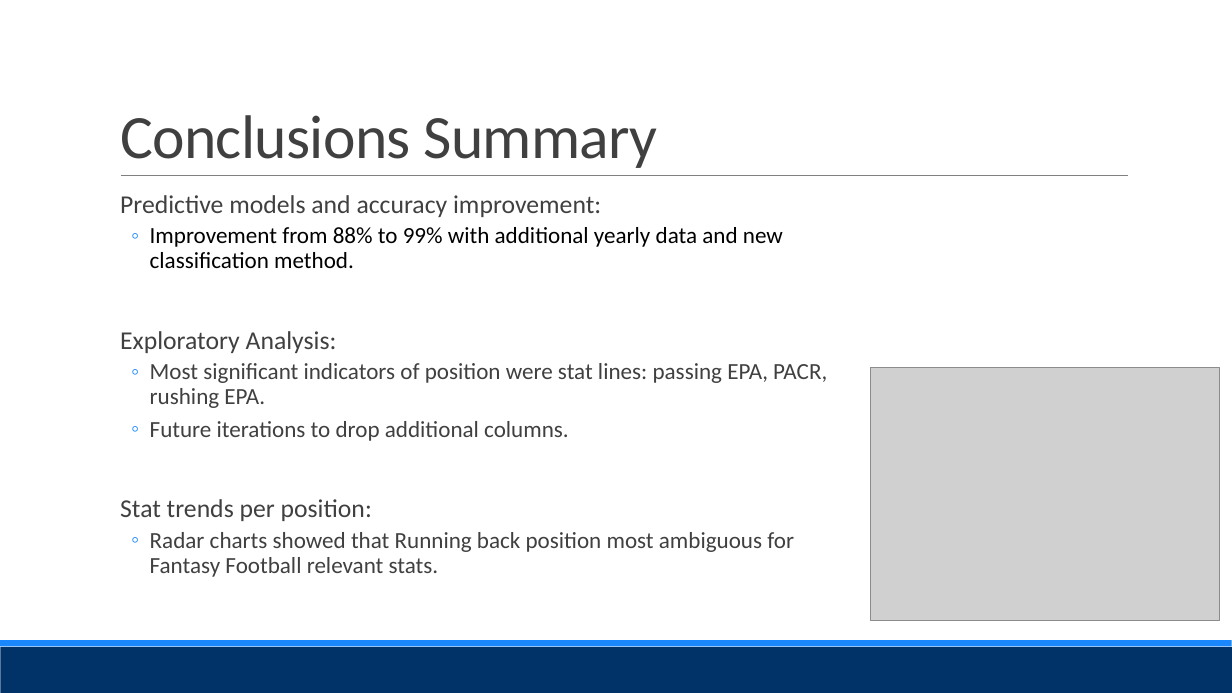
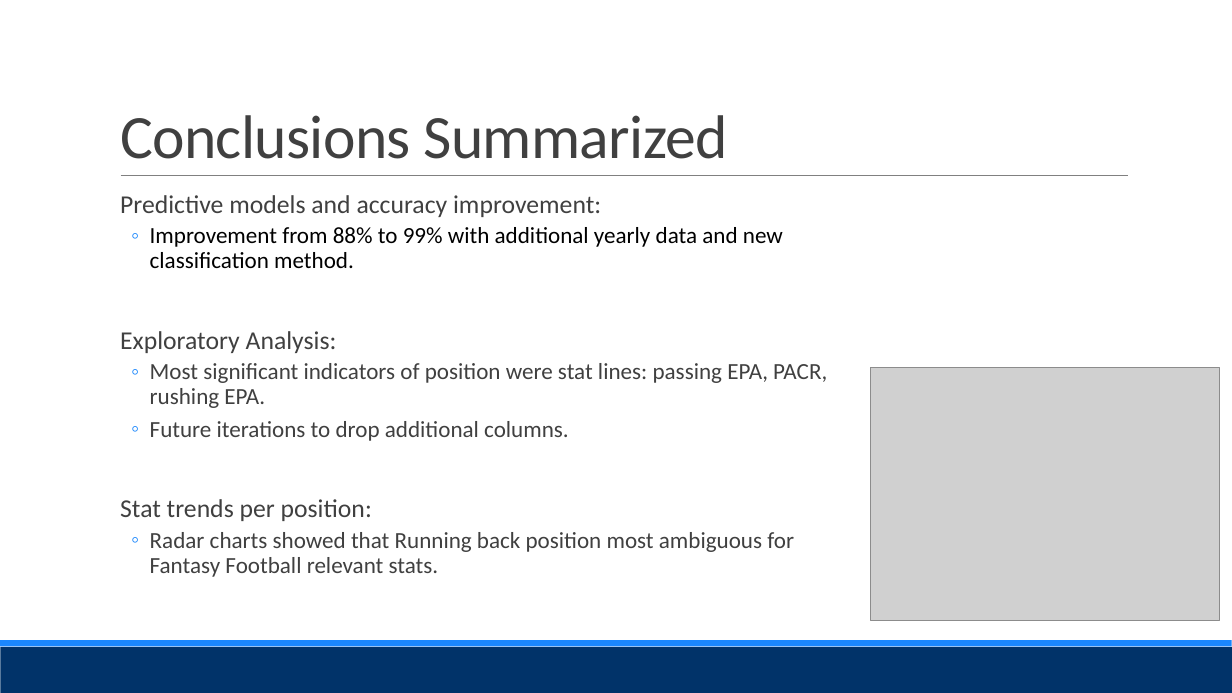
Before and after one commit to Evdawg/Project_4_FF_ML, a slide deck: slide 11 of Presentation.pptx. Drawn at 1232x693 pixels with LibreOffice and Linux fonts; fonts in the diff are those of the drawing; grey boxes stand for pictures. Boxes give left, top, right and bottom in pixels: in the first picture for what was removed or moved away, otherwise in the second. Text is boxed around its words. In the diff, an @@ line names an element or a change of style, - is before the commit and + after.

```diff
--- a/Presentation.pptx
+++ b/Presentation.pptx
@@ title at (120,115,728,159): text changed @@
-Conclusions Summary
+Conclusions Summarized
```
Also in this commit, not shown: 6 other slides changed, 10 other files.
